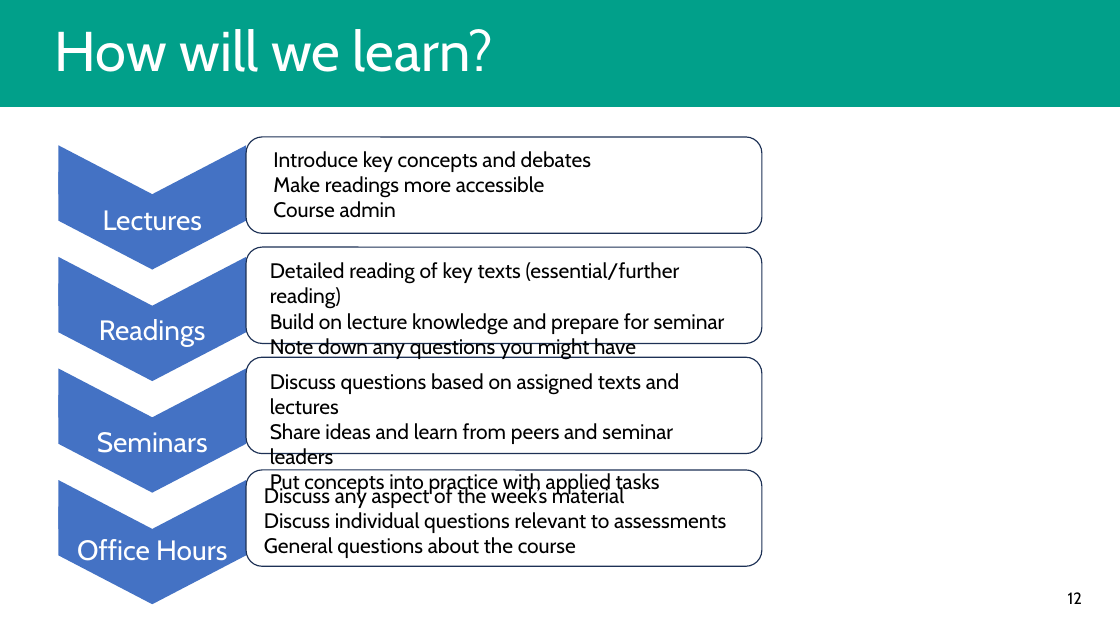
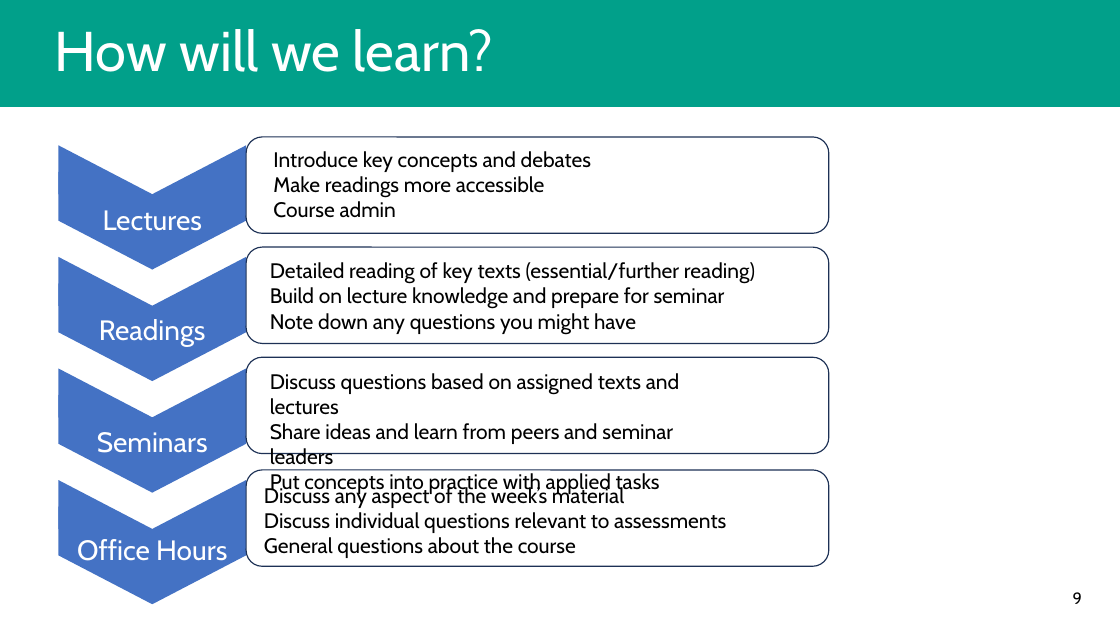
Before and after one commit to bpboyle/pol2017_materials_2026, a slide deck: slide 9 of lecture_slides/POL2017_slides_W01-01_intro.pptx (slide 12 before the commit). Drawn at 1120x630 pixels with LibreOffice and Linux fonts; fonts in the diff are those of the drawing. Boxes give left, top, right and bottom in pixels: in the first picture for what was removed or moved away, otherwise in the second. Text is boxed around its words. In the diff, an @@ line names an element or a change of style, - is before the commit and + after.

```diff
--- a/lecture_slides/POL2017_slides_W01-01_intro.pptx
+++ b/lecture_slides/POL2017_slides_W01-01_intro.pptx
@@ rounded rectangle: place and size @@
-rounded rectangle at box(246, 137, 762, 234)
+rounded rectangle at box(246, 137, 829, 234)
@@ rounded rectangle: place and size @@
-rounded rectangle at box(246, 247, 762, 344)
+rounded rectangle at box(246, 247, 829, 344)
@@ text "Detailed reading of key texts ..." rewrapped from box(270, 262, 725, 360) to box(270, 262, 755, 335) @@
@@ rounded rectangle: place and size @@
-rounded rectangle at box(246, 357, 762, 454)
+rounded rectangle at box(246, 357, 829, 454)
@@ rounded rectangle: place and size @@
-rounded rectangle at box(246, 470, 762, 566)
+rounded rectangle at box(246, 470, 829, 566)
@@ page number at box(1073, 592, 1082, 604): text changed @@
-12
+9
```
Also in this commit, not shown: 9 other slides changed, 4 slides added.
